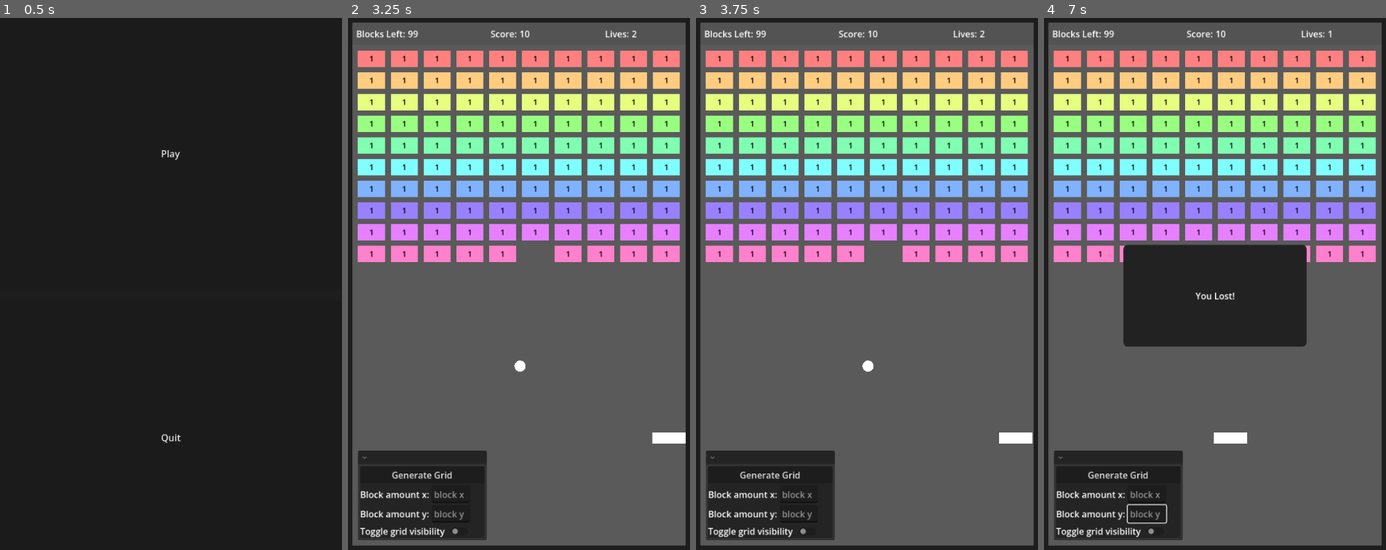
Above: before the commit, frames 1-4 (left to right).
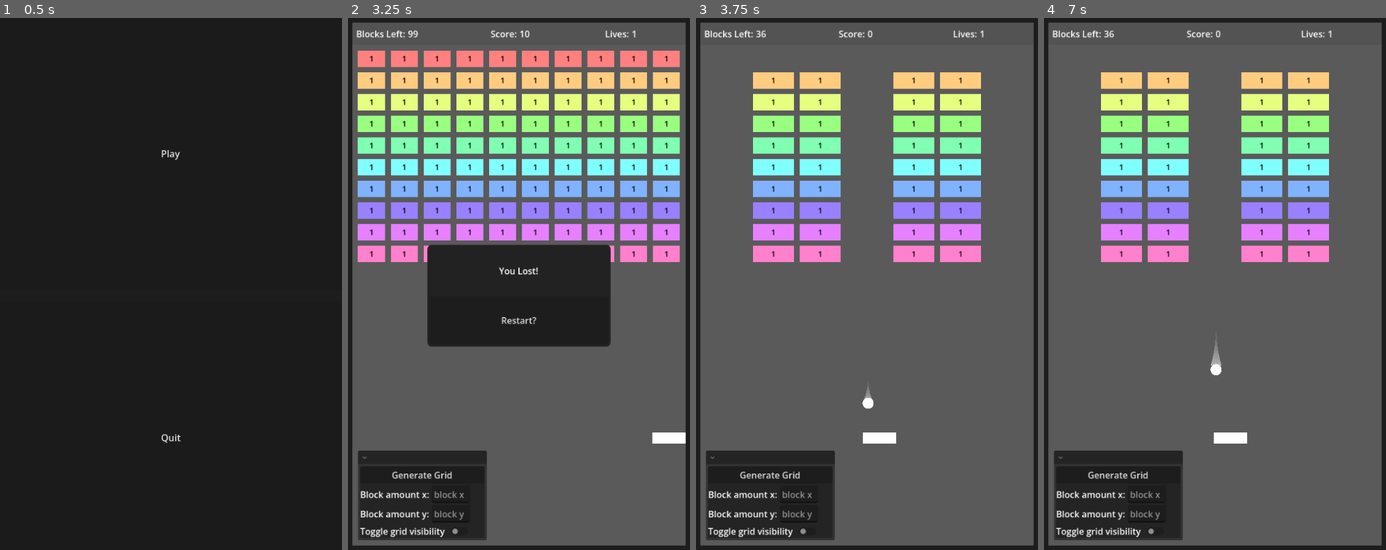
Above: after the commit, the same moments.

Repository: ProudFridge/Breakout
Game: Godot game, scene res://scenes/game/game.tscn
The game is run twice, just before and just after one commit, with the same random seed, the same clock (stepped at 60 frames per second) and the same inputs. Sound files missing from this copy of the repository are replaced by a short silence.
Inputs (mouse positions are in pixels of both pictures, inside the frame that each line leads up to):
- Up to frame 1 (0.5 s): no input
- Up to frame 2 (3.25 s): click "Play" at 0.5 s; click "Generate Grid" at 1.25 s; click (460, 528) at 2 s; tap Enter at 2.75 s; move the mouse to (601, 268) at 2.77 s; hold D (move_right) from 2.78 s (still down); tap Shift (dash) at 2.85 s; click (601, 268) at 2.92 s
- Up to frame 3 (3.75 s): release D (move_right) at 3.5 s; click (867, 321) at 3.5 s, where only the run after the commit has a clickable "Restart?"
- Up to frame 4 (7 s): move the mouse to (1139, 321) at 4.27 s; hold Down 4.28-5.03 s; tap Alt at 4.35, 5.85 s; move the mouse to (1252, 172) at 5.02 s; hold D (move_right) 5.03-5.78 s; tap Shift (dash) at 5.1, 6.6 s; move the mouse to (1197, 406) at 5.77 s; hold Up 5.78-6.53 s; click (1197, 406) at 5.92 s; move the mouse to (1327, 379) at 6.52 s; hold A (move_left) from 6.53 s (still down)

Frame 1 is identical in both runs. In frame 2, 10% of the frame differs, in the area x 23-85%, y 2-67%; in frame 3, 18%; in frame 4, 27%, in the area x 2-98%, y 2-96%.

Commit message:
Add a restart button to the lose screen

Diff:
--- a/scenes/arena/arena.gd
+++ b/scenes/arena/arena.gd
@@ -24,24 +24,32 @@
 func _ready() -> void:
 	print(gameAreaSize)
 	print(blockAreaSize)
-	# Centers camera
+
+	# Load levels
 	LevelManager.load_levels()
+	print(LevelManager.grid)
+
+	# Center camera
 	camera.position = gameAreaSize / 2
 
 	# Makes the ui only fit in the game area
 	ui.size = gameAreaSize
 
 	game_manager.lost_game.connect(_on_game_manager_lost_game)
-	# Try to fix later, tried to add a setting that made the viewport the same size as the game area + header
+	# TODO: Try to fix later, tried to add a setting that made the viewport the same size as the game area + header
 	#if isCompact:
 		#ProjectSettings.set_setting("display/window/size/viewport_width", 200)
 		#ProjectSettings.set_setting("display/window/size/viewport_height", gameAreaSize.y + header.size.y)
 
 	header.position.y = -header.size.y
 	panel.size = gameAreaSize
+	if LevelManager.grid.is_empty():
+		print("EMPTYYY")
+	else:
+		print("NOT EMPTY, should work")
 	block_manager.generate_grid(blockAreaSize, LevelManager.grid[game_manager.currentLevel][0], block_manager.block_padding, block_manager.grid_padding)
 
-	# Set up the world boundaries otbe add the screen edges
+	# Set up the world boundaries and add the screen edges
 	# Should change later for custom level sizes
 	left_wall.position = Vector2(0,0)
 	right_wall.position = Vector2(gameAreaSize.x, 0)
@@ -53,7 +61,6 @@
 		get_tree().quit()
 
 func _on_generate_grid_button_pressed() -> void:
-	#BlockManager.clear_grid()
 	block_manager.clear_grid()
 	block_manager.generate_grid(blockAreaSize, LevelManager.generate_level(Vector2(blockAmountX, blockAmountY)), block_manager.block_padding, block_manager.grid_padding)
 
--- a/scenes/arena/arena.tscn
+++ b/scenes/arena/arena.tscn
@@ -8,6 +8,7 @@
 [ext_resource type="Script" uid="uid://c08c1s1psljyd" path="res://scenes/arena/blocks_left.gd" id="6_ii07k"]
 [ext_resource type="Script" uid="uid://b8i4rgwx54w7n" path="res://scenes/arena/score_count.gd" id="6_jx0ua"]
 [ext_resource type="Script" uid="uid://blvoilddcboll" path="res://scenes/arena/lives_left.gd" id="7_u52cf"]
+[ext_resource type="Script" uid="uid://c0jjhek854oit" path="res://scenes/arena/restart_button.gd" id="9_6w4xk"]
 
 [sub_resource type="StyleBoxFlat" id="StyleBoxFlat_fv88w"]
 bg_color = Color(0.35531357, 0.35531357, 0.35531345, 1)
@@ -240,19 +241,31 @@
 grow_vertical = 2
 theme_override_styles/panel = SubResource("StyleBoxFlat_2ml6w")
 
-[node name="Label" type="Label" parent="UI/LostScreen" unique_id=1454564898]
-layout_mode = 1
-anchors_preset = 8
-anchor_left = 0.5
-anchor_top = 0.5
-anchor_right = 0.5
-anchor_bottom = 0.5
-offset_left = -35.5
-offset_top = -11.5
-offset_right = 35.5
-offset_bottom = 11.5
-grow_horizontal = 2
-grow_vertical = 2
+[node name="MarginContainer" type="MarginContainer" parent="UI/LostScreen" unique_id=523988215]
+layout_mode = 1
+anchors_preset = 15
+anchor_right = 1.0
+anchor_bottom = 1.0
+grow_horizontal = 2
+grow_vertical = 2
+theme_override_constants/margin_left = 4
+theme_override_constants/margin_top = 4
+theme_override_constants/margin_right = 4
+theme_override_constants/margin_bottom = 4
+
+[node name="VBoxContainer" type="VBoxContainer" parent="UI/LostScreen/MarginContainer" unique_id=971040385]
+layout_mode = 2
+
+[node name="Label" type="Label" parent="UI/LostScreen/MarginContainer/VBoxContainer" unique_id=1454564898]
+layout_mode = 2
+size_flags_vertical = 6
 text = "You Lost!"
+horizontal_alignment = 1
+
+[node name="RestartButton" type="Button" parent="UI/LostScreen/MarginContainer/VBoxContainer" unique_id=1753414004]
+layout_mode = 2
+size_flags_vertical = 3
+text = "Restart?"
+script = ExtResource("9_6w4xk")
 
 [connection signal="pressed" from="UI/GridControls/FoldableContainer/VBoxContainer/GenerateGridButton" to="." method="_on_generate_grid_button_pressed"]
--- /dev/null
+++ b/scenes/arena/restart_button.gd
@@ -0,0 +1,11 @@
+extends Button
+
+@onready var arena: Node2D = $"../../../../.."
+
+# Called when the node enters the scene tree for the first time.
+func _ready() -> void:
+	self.pressed.connect(_on_restart_button_pressed)
+
+func _on_restart_button_pressed() -> void:
+	print(get_tree().root)
+	SwitcherSingleton.switch_from_to(arena, "res://scenes/arena/arena.tscn")
--- a/scenes/main_menu/main_menu.tscn
+++ b/scenes/main_menu/main_menu.tscn
@@ -1,6 +1,7 @@
 [gd_scene format=3 uid="uid://0ow0ritn1su"]
 
 [ext_resource type="Script" uid="uid://cy8mms22kryo7" path="res://scenes/main_menu/play_button.gd" id="1_fsom3"]
+[ext_resource type="Script" uid="uid://deswd6ual3uih" path="res://scenes/main_menu/quit_button.gd" id="2_0ebjn"]
 
 [node name="MainMenu" type="Control" unique_id=740092537]
 layout_mode = 3
@@ -29,3 +30,4 @@
 layout_mode = 2
 size_flags_vertical = 3
 text = "Quit"
+script = ExtResource("2_0ebjn")
--- a/scenes/main_menu/play_button.gd
+++ b/scenes/main_menu/play_button.gd
@@ -2,11 +2,8 @@
 
 @onready var main_menu: Control = $"../.."
 
-# Called when the node enters the scene tree for the first time.
 func _ready() -> void:
-	print("fffff")
 	self.pressed.connect(_on_pressed)
 
-
 func _on_pressed() -> void:
-	SwitcherSingleton.switch_to(main_menu, "res://scenes/arena/arena.tscn")
+	SwitcherSingleton.switch_from_to(main_menu, "res://scenes/arena/arena.tscn")
--- /dev/null
+++ b/scenes/main_menu/quit_button.gd
@@ -0,0 +1,7 @@
+extends Button
+
+func _ready() -> void:
+	self.pressed.connect(_on_quit_button_pressed)
+
+func _on_quit_button_pressed() -> void:
+	get_tree().quit()
--- a/scenes/managers/audio_manager/audio_manager.gd
+++ b/scenes/managers/audio_manager/audio_manager.gd
@@ -20,10 +20,12 @@
 
 	add_child(sound)
 
+	# Pick a random sound
 	sound.stream = array[randi_range(0, array.size() - 1)]
 	sound.volume_db = -10
 	sound.play()
 
+	# Delete the AudioStreamPlayer as soon as it's done playing
 	sound.finished.connect(func () -> void:
 		sound.queue_free()
 	)
--- a/scenes/managers/block_manager/block_manager.gd
+++ b/scenes/managers/block_manager/block_manager.gd
@@ -1,7 +1,6 @@
-# Used to instantiate block grid
-
 extends Node
 class_name BlockManager
+## Used to instantiate a block grid
 
 @export var block_amount: Vector2i = Vector2i(3,2)
 @export var block_padding: Vector2 = Vector2(10, 10)
@@ -27,7 +26,7 @@
 # Instantiates a grid of blocks
 func generate_grid(gridSize: Vector2, blockGrid: Array, blockPadding: Vector2, gridPadding: Vector2 ) -> void:
 	grid_area_highlight.size = gridSize
-	print(gridSize.x)
+
 	var blockAmountX: int = blockGrid.size()
 	var blockAmountY: int = blockGrid[0].size()
 
--- a/scenes/managers/game_manager/game_manager.gd
+++ b/scenes/managers/game_manager/game_manager.gd
@@ -1,9 +1,8 @@
-# Stores lives left and handle's ball respawn
-
 extends Node
 class_name GameManager
+## Stores lives left and handle's ball respawn
 
-@export var lives: int = 3
+@export var lives: int = 1
 @export var ball: Ball
 
 @onready var respawn_timer: Timer = $RespawnTimer
--- a/scenes/managers/level_manager/level_manager.gd
+++ b/scenes/managers/level_manager/level_manager.gd
@@ -1,11 +1,15 @@
 extends Node
 class_name LevelManager
+## Handles level loading from the levels.json file
 
 static var grid: Array[Array] = []
 
 # Loads levels from the levels.json file
-# Currently can only store one level in the grid array
+# Can only store one level in the grid array
 static func load_levels() -> void:
+	# Clear the grid array in case this function is called more than once
+	grid.clear()
+
 	# Reads the levels.json file and stores its content
 	var levelFile: FileAccess = FileAccess.open("res://levels.json", FileAccess.READ)
 	var fileContent: String = levelFile.get_as_text()
--- a/scenes/singletons/SwitcherSingleton/switcher_singleton.gd
+++ b/scenes/singletons/SwitcherSingleton/switcher_singleton.gd
@@ -4,7 +4,7 @@
 extends Node
 
 ## Deletes the sourceScene and instances the targetScene
-func switch_to(sourceScene: Node, targetScene: String) -> void:
+func switch_from_to(sourceScene: Node, targetScene: String) -> void:
 	# Defer the load to a later time, when we can be sure that no code from the current scene is running
 	deferred_switch_to.call_deferred(sourceScene, targetScene)
 
@@ -18,9 +18,7 @@
 	# Instance the new scene.
 	var instantiatedScene: Node = scene.instantiate()
 
-	# Add it to the active scene, as child of root.
-	get_tree().root.add_child(instantiatedScene)
+	# Add it to the active scene, as child of the curretn scene(game).
+	get_tree().current_scene.add_child(instantiatedScene)
 
-	# Optionally, to make it compatible with the SceneTree.change_scene_to_file() API.
-	get_tree().current_scene = instantiatedScene
-	print("hiii")
+	print("Scene switched to: ", instantiatedScene.name)
Not shown, added: scenes/arena/restart_button.gd.uid
Not shown, added: scenes/main_menu/quit_button.gd.uid
